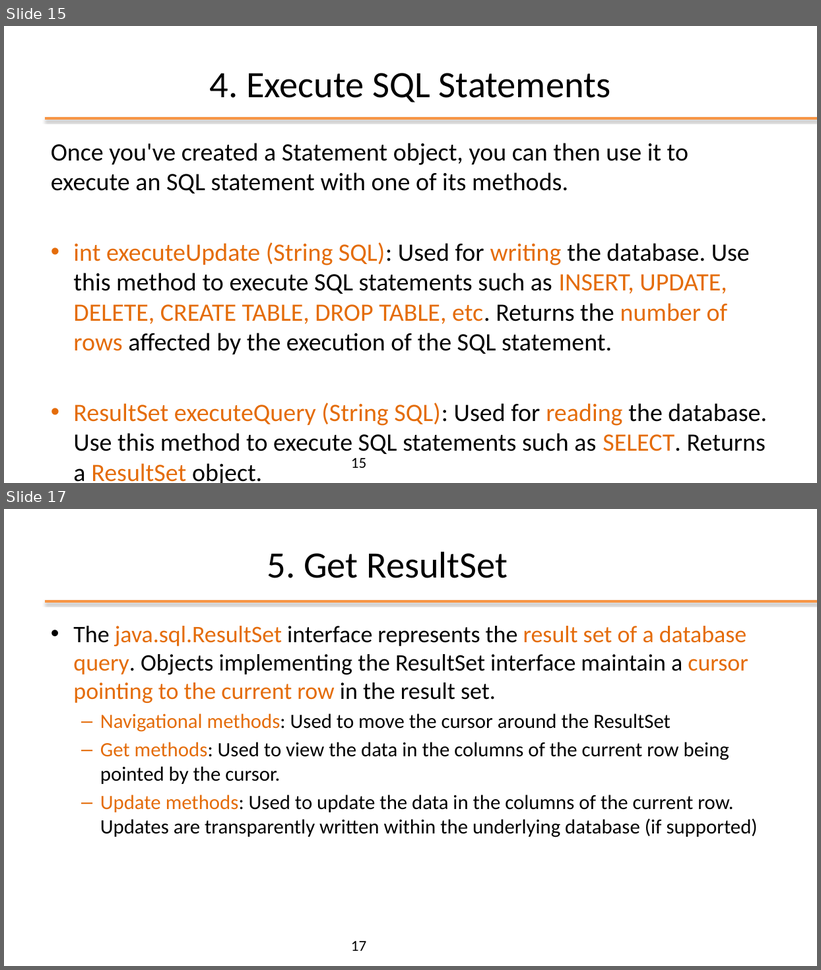
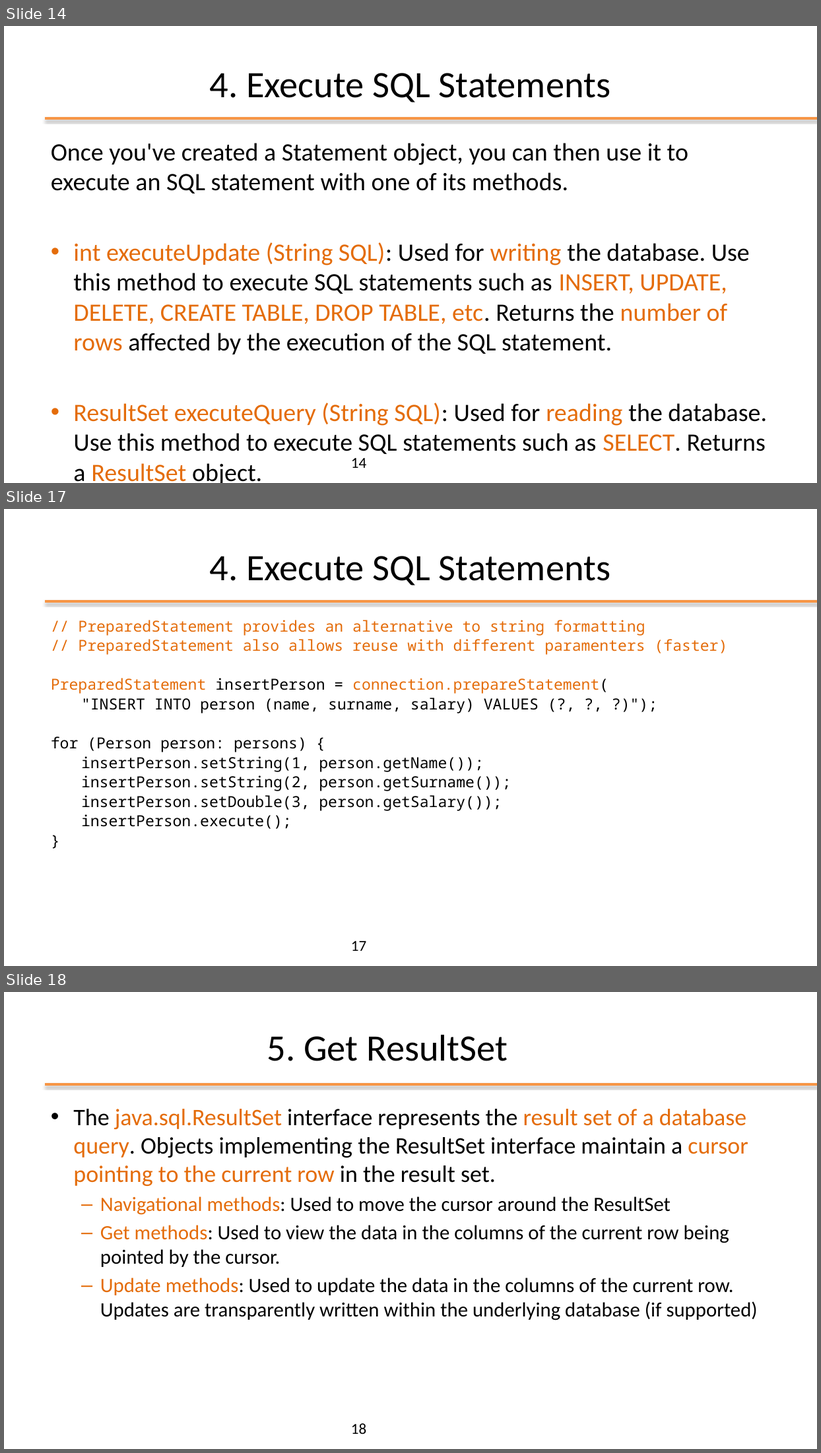
Before and after one commit to plctechnician/ooprogramming, a slide deck: java/slides/ppt/10 - Java Data Access (JDBC).pptx. Shown one above the other, each under a label of ours: slides 15 and 17 before the commit, slides 14, 17 and 18 after it; the slides between them are not shown. The pictures are 821x970 and 821x1453 pixels, drawn with LibreOffice and Linux fonts; fonts in the diff are those of the drawing; background and template pictures are left out. Boxes give left, top, right and bottom in pixels: in the first picture for what was removed or moved away, otherwise in the second. Text is boxed around its words. In the diff, an @@ line names an element or a change of style, - is before the commit and + after.

```diff
--- a/java/slides/ppt/10 - Java Data Access (JDBC).pptx
+++ b/java/slides/ppt/10 - Java Data Access (JDBC).pptx
@@ slide 17 added at (4, 509, 817, 966), background #FFFFFF; not listed: 1 template element that a slide beside it also shows @@
@@ title added at (210, 556, 611, 586), 44 pt, text #000000 @@
+4. Execute SQL Statements
@@ text added at (51, 620, 728, 829), 18 pt, text #000000 @@
+// PreparedStatement provides an alternative to string formatting
+// PreparedStatement also allows reuse with different paramenters (faster)
+PreparedStatement insertPerson = connection.prepareStatement(
+"INSERT INTO person (name, surname, salary) VALUES (?, ?, ?)");
+for (Person person: persons) {
+insertPerson.setString(1, person.getName());
+insertPerson.setString(2, person.getSurname());
+insertPerson.setDouble(3, person.getSalary());
+insertPerson.execute();
+}
@@ page number added at (351, 941, 366, 951), 18 pt, text #000000 @@
+17
@@ what was slide 15 is now slide 14 @@
@@ page number at (351, 458, 366, 468): text changed @@
-15
+14
@@ what was slide 17 is now slide 18 @@
@@ page number at (351, 1424, 366, 1434): text changed @@
-17
+18
```
Also in this commit, not shown: 2 slides changed, 1 other slide added, 1 slide removed, 7 other files.
